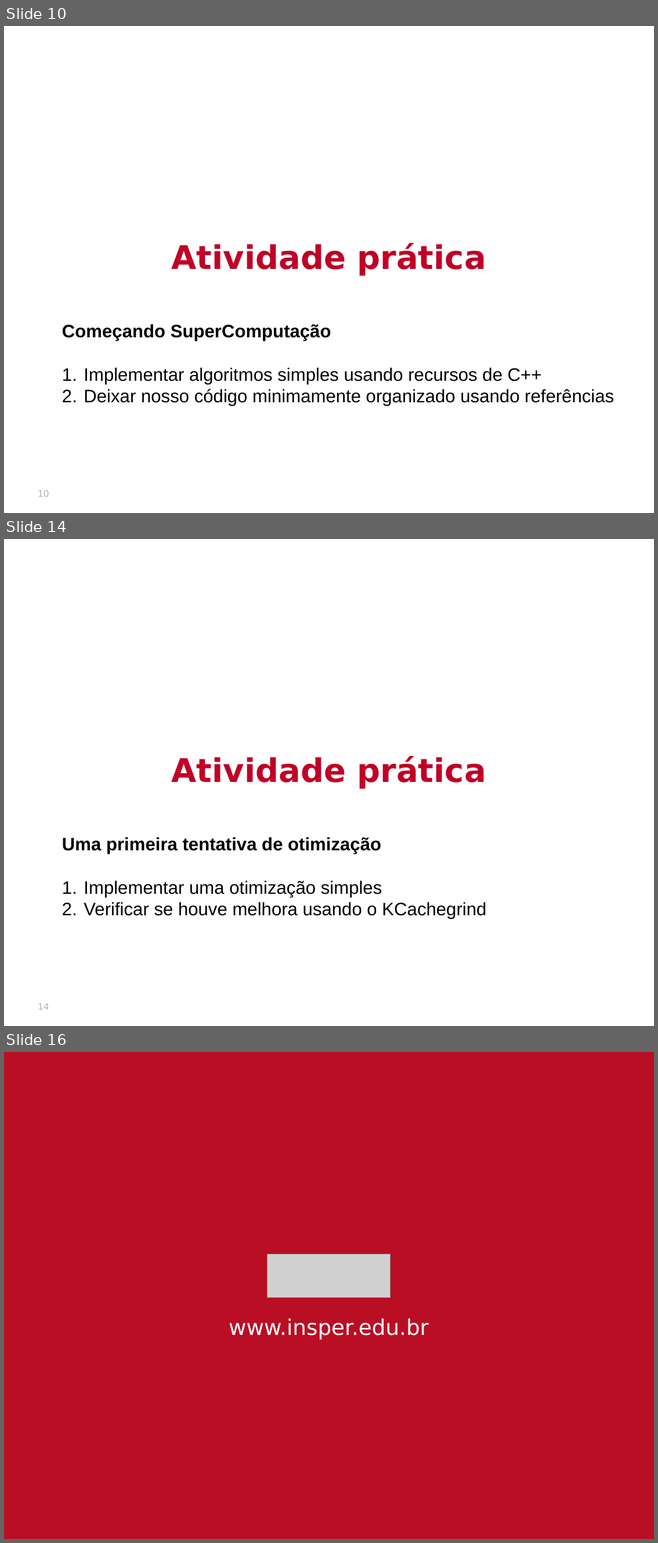
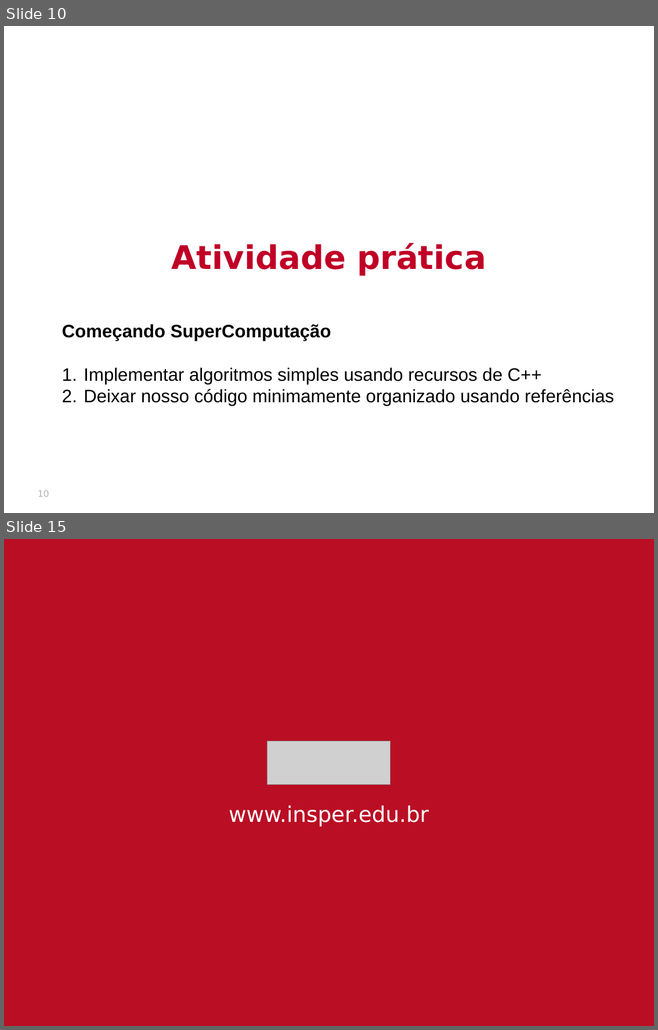
Before and after one commit to thalials/supercomp, a slide deck: aulas/02-desempenho/slides.pptx. Shown one above the other, each under a label of ours: slides 10, 14 and 16 before the commit, slides 10 and 15 after it; the slides between them are not shown. The pictures are 658x1543 and 658x1030 pixels, drawn with LibreOffice and Linux fonts; fonts in the diff are those of the drawing; grey boxes stand for pictures; background and template pictures are left out. Boxes give left, top, right and bottom in pixels: in the first picture for what was removed or moved away, otherwise in the second. Text is boxed around its words. In the diff, an @@ line names an element or a change of style, - is before the commit and + after.

```diff
--- a/aulas/02-desempenho/slides.pptx
+++ b/aulas/02-desempenho/slides.pptx
@@ slide 14 removed at (4, 539, 654, 1026), background picture (left out) @@
@@ text removed at (172, 756, 486, 788) @@
-Atividade prática
@@ text removed at (62, 837, 486, 919) @@
-Uma primeira tentativa de otimização
-1. Implementar uma otimização simples
-2. Verificar se houve melhora usando o KCachegrind
@@ page number removed at (38, 1004, 49, 1010) @@
-14
@@ what was slide 16 is now slide 15 @@
```
Also in this commit, not shown: 1 slide changed, 4 slides added, 4 other slides removed, 14 other files.
